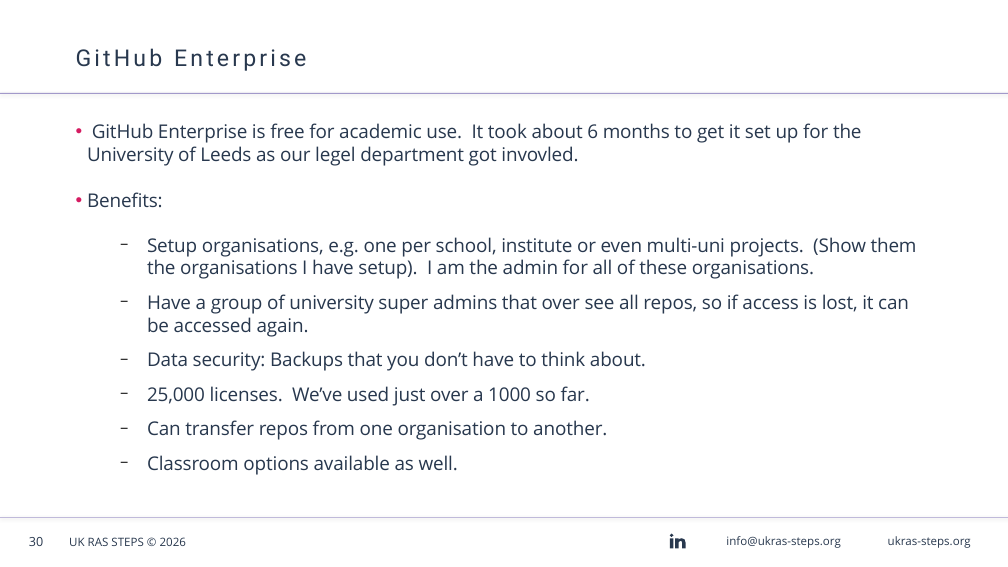
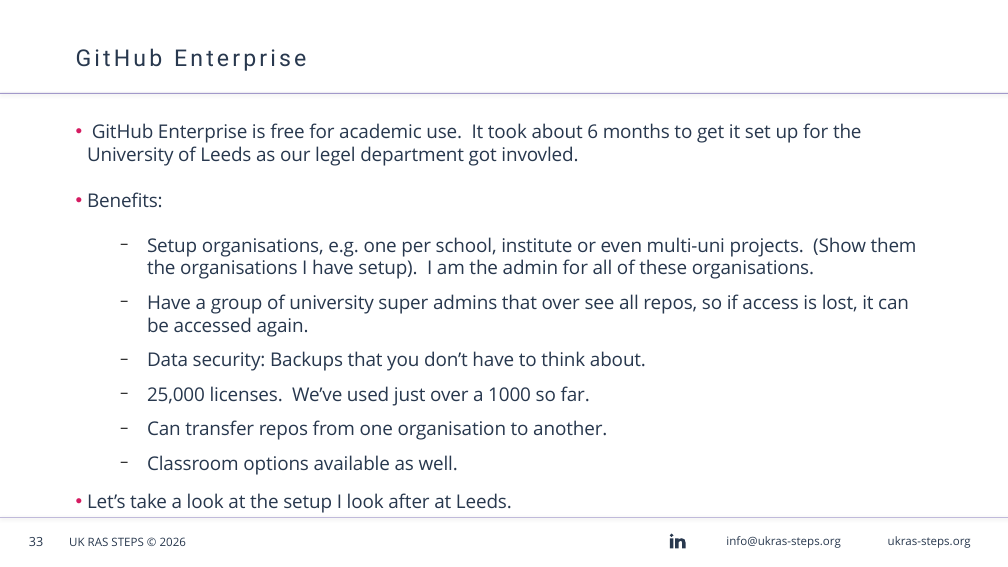
Before and after one commit to AndyBlightLeeds/git-github-workshop, a slide deck: slide 33 of presentation/Git & GitHub Workshop - Linux.odp (slide 30 before the commit). Drawn at 1008x567 pixels with LibreOffice and Linux fonts; fonts in the diff are those of the drawing; background and template pictures are left out. Boxes give left, top, right and bottom in pixels: in the first picture for what was removed or moved away, otherwise in the second. Text is boxed around its words. In the diff, an @@ line names an element or a change of style, - is before the commit and + after.

```diff
--- a/presentation/Git & GitHub Workshop - Linux.odp
+++ b/presentation/Git & GitHub Workshop - Linux.odp
@@ text at (87, 493, 512, 513): paragraph added @@
+• Let’s take a look at the setup I look after at Leeds.
@@ page number at (29, 537, 43, 546): text changed @@
-30
+33
```
Also in this commit, not shown: 5 other slides changed, 9 slides added, 6 slides removed, 1 other file.
